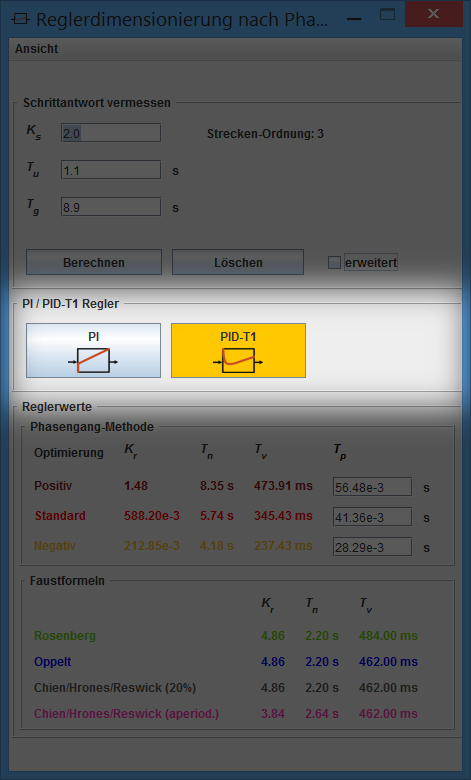
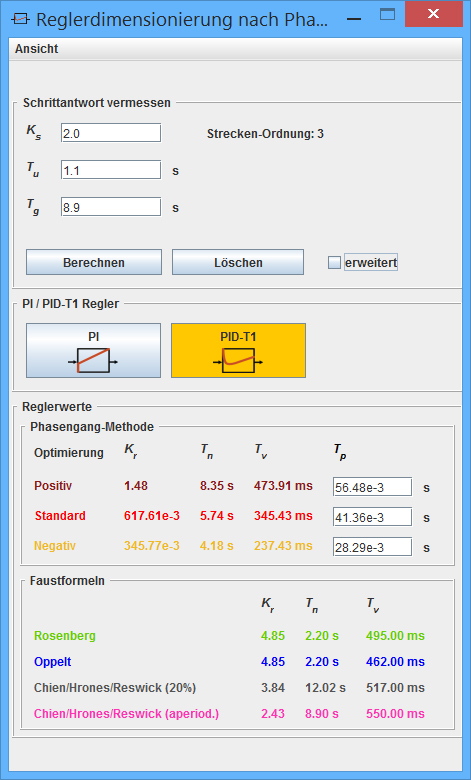
Revision of a layered (471, 780) image; what changed, layer by layer:
hid "smoke_buttons" over [0, 0, 471, 780]
added layer "fixedvalues" above "toolStartPIDSmall.jpg" over [0, 0, 471, 780]
hid "toolStartPIDSmall.jpg" over [0, 0, 471, 780]
